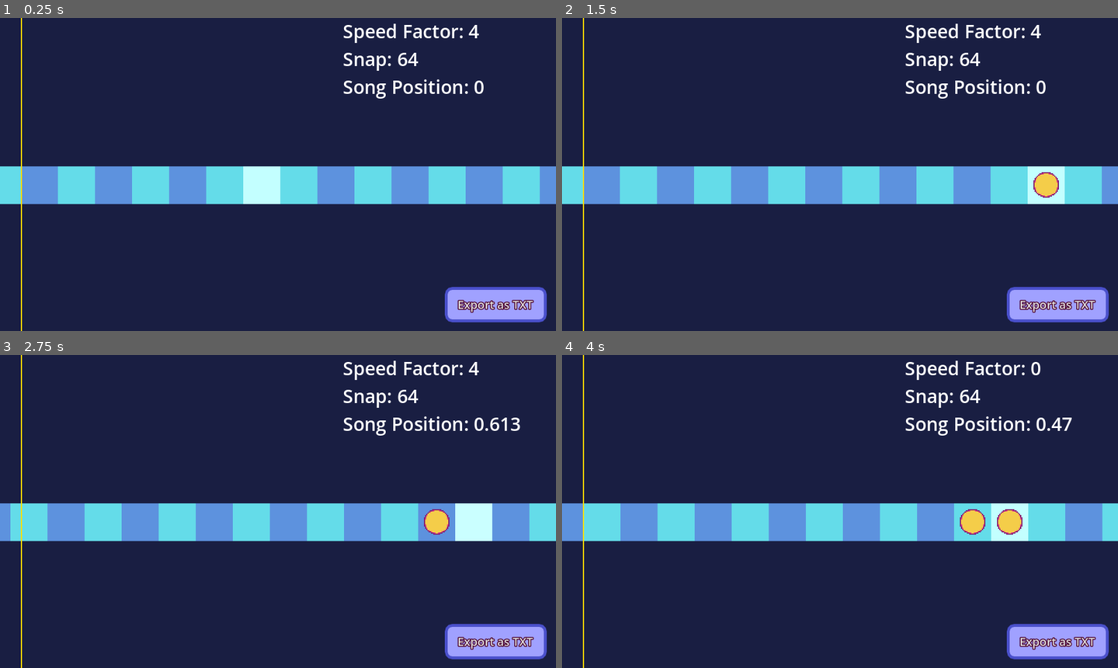
Above: before the commit, frames 1-4 (two rows, left to right).
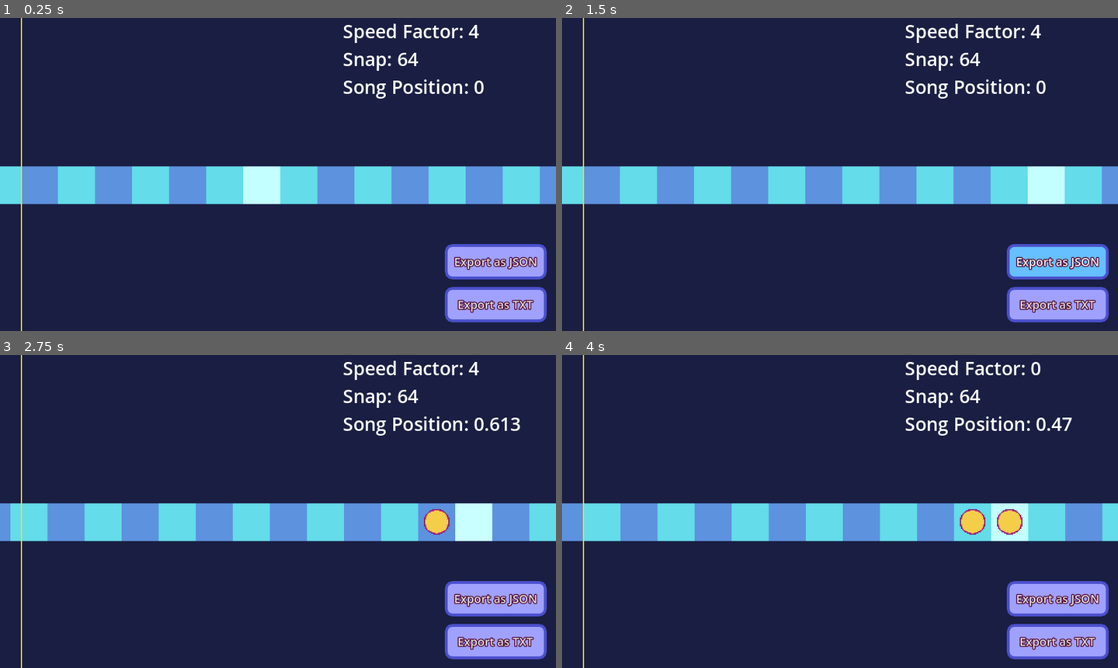
Above: after the commit, the same moments.

Repository: SleepyPlayer16/voicelessChartEditor
Game: Godot game, scene res://Scenes/ChartEditor.tscn
The game is run twice, just before and just after one commit, with the same random seed, the same clock (stepped at 60 frames per second) and the same inputs. Sound files missing from this copy of the repository are replaced by a short silence.
Inputs (mouse positions are in pixels of both pictures, inside the frame that each line leads up to):
- Up to frame 1 (0.25 s): no input
- Up to frame 2 (1.5 s): click "Export as TXT" at 0.5 s; click (1056, 262) at 1.25 s, where only the run after the commit has a clickable "Export as JSON"
- Up to frame 3 (2.75 s): tap Enter at 2 s; move the mouse to (483, 520) at 2.02 s; hold Right (ui_right) from 2.03 s (still down); click (483, 520) at 2.17 s
- Up to frame 4 (4 s): move the mouse to (1001, 520) at 2.77 s; release Right (ui_right) at 2.78 s; hold Down (ui_down) 2.78-3.53 s; click (1001, 520) at 2.92 s; tap Space at 3.5 s; move the mouse to (995, 520) at 3.52 s; hold Right (ui_right) from 3.53 s (still down); click (995, 520) at 3.67 s

The runs differ from the first frame. In frame 1, 2.1% of the frame differs, in the area x 80-99%, y 72-84%; in frame 2, 2.4%, in the area x 80-99%, y 49-84%; in frame 3, 2.1%; in frame 4, 2.1%.

Commit message:
added export as json

Diff:
--- a/Scenes/ChartEditor.tscn
+++ b/Scenes/ChartEditor.tscn
@@ -119,6 +119,19 @@
 theme_override_styles/hover = ExtResource("5_1fhpq")
 text = "Export as TXT"
 
+[node name="Button3" type="Button" parent="CanvasLayer"]
+offset_left = 768.0
+offset_top = 390.0
+offset_right = 944.0
+offset_bottom = 451.0
+focus_mode = 0
+theme_override_colors/font_outline_color = Color(0.290196, 0, 0.156863, 1)
+theme_override_constants/outline_size = 6
+theme_override_font_sizes/font_size = 20
+theme_override_styles/normal = SubResource("StyleBoxFlat_t3e2a")
+theme_override_styles/hover = ExtResource("5_1fhpq")
+text = "Export as JSON"
+
 [node name="RichTextLabel" type="RichTextLabel" parent="CanvasLayer"]
 offset_left = 592.0
 offset_right = 1019.0
@@ -156,3 +169,6 @@
 [connection signal="mouse_entered" from="CanvasLayer/Button2" to="." method="_on_button_2_mouse_entered"]
 [connection signal="mouse_exited" from="CanvasLayer/Button2" to="." method="_on_button_2_mouse_exited"]
 [connection signal="pressed" from="CanvasLayer/Button2" to="." method="_on_button_2_pressed"]
+[connection signal="mouse_entered" from="CanvasLayer/Button3" to="." method="_on_button_3_mouse_entered"]
+[connection signal="mouse_exited" from="CanvasLayer/Button3" to="." method="_on_button_3_mouse_exited"]
+[connection signal="pressed" from="CanvasLayer/Button3" to="." method="_on_button_3_pressed"]
--- a/Scripts/Systems/ChartEditor/ChartEditor.gd
+++ b/Scripts/Systems/ChartEditor/ChartEditor.gd
@@ -148,49 +148,32 @@
 	mouseOnButton = false
 
 func _on_button_2_pressed():
-	exportChart()
+	exportAsTXT()
+
+func _on_button_3_mouse_entered():
+	mouseOnButton = true
+
+
+func _on_button_3_mouse_exited():
+	mouseOnButton = false
 
 func exportChart():
 	for n in notes.size():
 		noteDict["notes"][n] = notes[n]
-	if OS.has_feature("standalone"):
-		var folder := OS.get_executable_path().get_base_dir()
-		var file = FileAccess.open(folder + "/chart.json",FileAccess.WRITE)
-		for i in range(notes.size()):
-			file.store_line(String(notes[i]) + "\r")
-	else:
-		var time = Time.get_time_dict_from_system()
+	var file = FileAccess.open("user://chart.json",FileAccess.WRITE)
+	for i in range(notes.size()):
+		var file_access = FileAccess
+		var json = JSON.stringify(noteDict)
+		if file != null:
+			file.store_string(json)
+			file.close()
+	OS.shell_show_in_file_manager(ProjectSettings.globalize_path("user://"), true)
 
-		var file = FileAccess.open("user://chart.json",FileAccess.WRITE)
-		for i in range(notes.size()+1):
-			var file_access = FileAccess
-			var json = JSON.stringify(noteDict)
-			if file != null:
-				file.store_string(json)
-				file.close()
-		OS.shell_show_in_file_manager(ProjectSettings.globalize_path("user://"), true)
+func exportAsTXT():
+	var file = FileAccess.open("user://chart.txt",FileAccess.WRITE)
+	for i in range(notes.size()):
+		file.store_line(str(notes[i]) + "\r")
+	OS.shell_show_in_file_manager(ProjectSettings.globalize_path("user://"), true)
 
-#func get_filelist(path):
-#	var dir = DirAccess.open(path)
-#	dir.make_dir("songs")
-#	DirAccess.make_dir_absolute("user://levels/song")
-#	dir = DirAccess.open(path+"/songs")
-#	if dir:
-#		dir.list_dir_begin()
-#		var file_name = dir.get_next()
-#		while file_name != "":
-#			if dir.current_is_dir():
-#				print("Found directory: " + file_name)
-#			else:
-#				if String(file_name).get_extension() == "ogg" or String(file_name).get_extension() == "mp3" or String(file_name).get_extension() == "wav":
-#					print("Found file: " + file_name)
-#					var songFile = FileAccess.open("user://songs/" + file_name, FileAccess.READ)
-#					var audio_loader = AudioLoader.new()
-#
-#					detectedSongs.append(audio_loader.loadfile("user://songs/" + file_name))
-#					songFile.close()
-#			file_name = dir.get_next()
-#			print(detectedSongs)
-#	else:
-#		print("An error occurred when trying to access the path.")
-#
+func _on_button_3_pressed():
+	exportChart()
